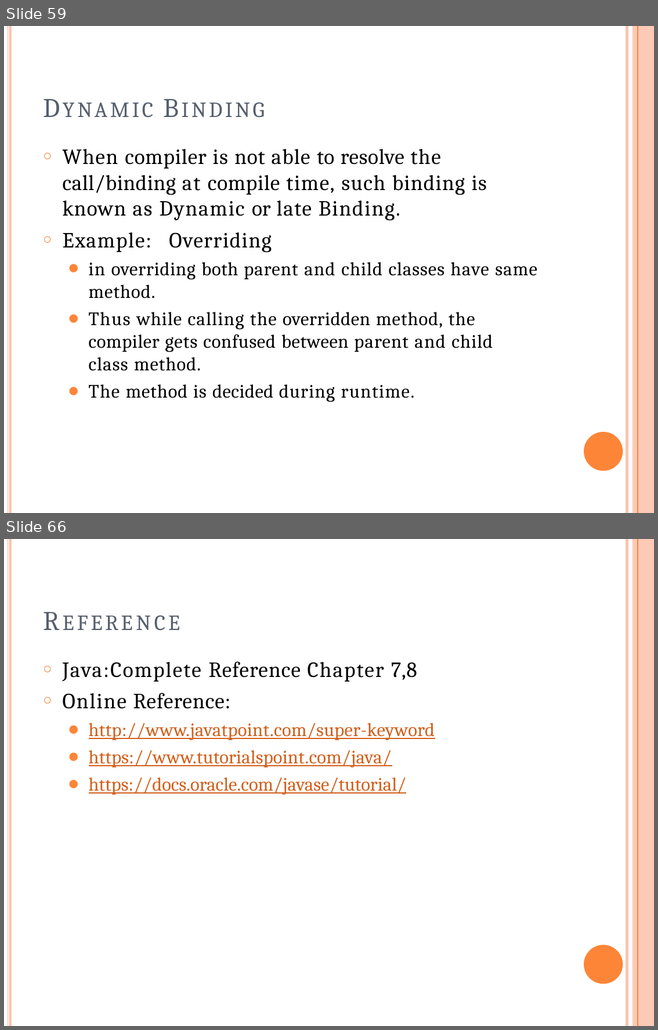
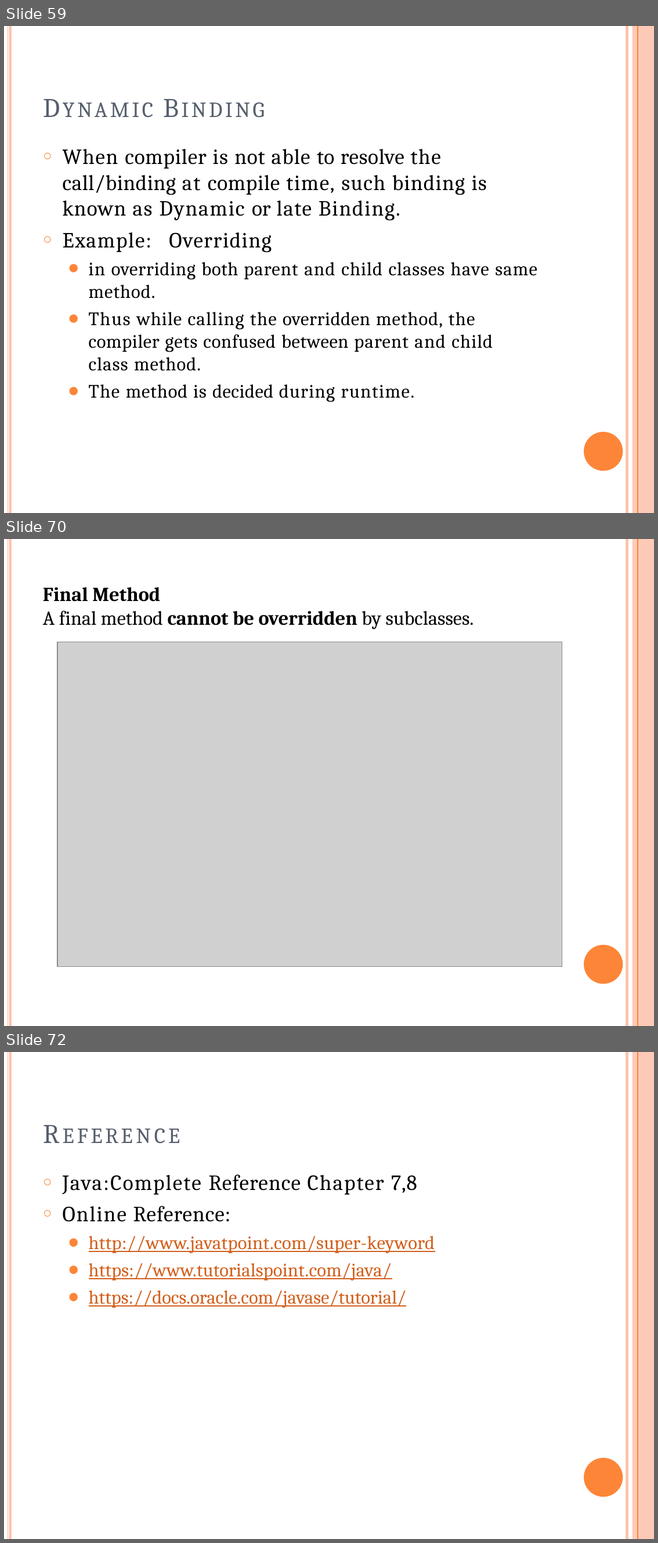
Before and after one commit to ashrafulparan2/UIU-Resources, a slide deck: OOP Theory materials-Spring_26/Mid/Lecture4_OOPPrinciples.pptx. Shown one above the other, each under a label of ours: slides 59 and 66 before the commit, slides 59, 70 and 72 after it; the slides between them are not shown. The pictures are 658x1030 and 658x1543 pixels, drawn with LibreOffice and Linux fonts; fonts in the diff are those of the drawing; grey boxes stand for pictures. Boxes give left, top, right and bottom in pixels: in the first picture for what was removed or moved away, otherwise in the second. Text is boxed around its words. In the diff, an @@ line names an element or a change of style, - is before the commit and + after.

```diff
--- a/OOP Theory materials-Spring_26/Mid/Lecture4_OOPPrinciples.pptx
+++ b/OOP Theory materials-Spring_26/Mid/Lecture4_OOPPrinciples.pptx
@@ slide 70 added at (x1=4, y1=539, x2=654, y2=1026), background #FFFFFF; not listed: 5 template elements that a slide beside it also shows @@
@@ text added at (x1=43, y1=587, x2=474, y2=629), 22 pt, text #000000, bold @@
+Final Method
+A final method cannot be overridden by subclasses.
@@ picture added at (x1=57, y1=642, x2=561, y2=966) @@
@@ what was slide 66 is now slide 72 @@
```
Also in this commit, not shown: 6 slides changed, 5 other slides added, 1 other file.
